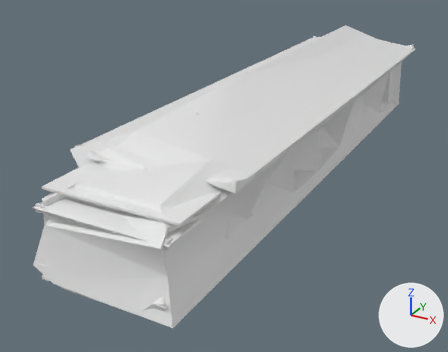
The glTF model data/models/buildings/authored/imperial-transit-terminal.glb as it was, and as the next commit left it.
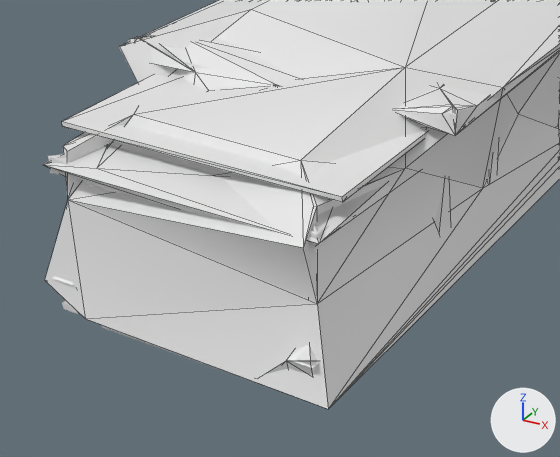
Each version is shown whole from a camera (50 mm lens) standing at (133.0, -190.0, 134.0) and looking at (-18.0, 84.0, -3.0), then close up on the part from 2% to 64% of the width and 36% to 100% of the height. The axes (+X, +Y, +Z) are drawn at lower right. The lights are the same throughout. The older version's two pictures come first. The close-ups show mesh edges as thin lines. Materials are left out; every surface is plain grey. Where no turn or scale is listed for an object, it has been applied to the vertices. Vertices at exactly the same position are counted once.

In view in the first close-up: 'building_volume-1-whole', 'imperial-transit-terminal-lod0-shell', 'imperial-transit-terminal-lod1-shell', 'imperial-transit-terminal-lod2-shell'.
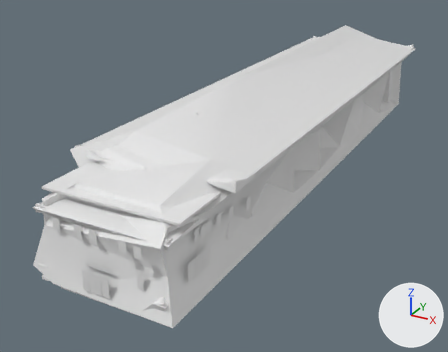
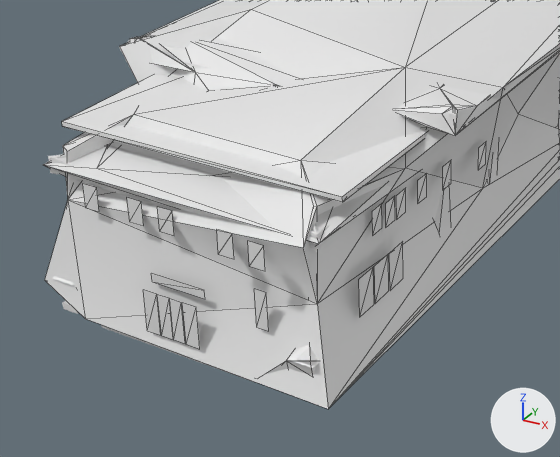
The change, as a list of edits to the scene's bpy script:
```text
Change me_imperial_transit_terminal_lod2_shell:
    used by ob_imperial_transit_terminal_lod2_shell; location = (0.0, 0.0, 0.0)
    remove me_imperial_transit_terminal_lod2_shell.from_pydata(...)  # 69 vertices, 135 faces; spans x -40.0..39.0, y -46.0..265.0, z 0.0..59.0
    add me_imperial_transit_terminal_lod2_shell.from_pydata(...)  # 217 vertices, 209 faces; spans x -40.0..39.0, y -46.0..265.0, z 0.0..59.0
    me_imperial_transit_terminal_lod2_shell part 1
    76 vertices are added at x -33.0..35.0, y -46.0..259.0, z 4.0..37.0
    30 new vertices lie (0.0, 0.0, 5.0) away from vertices in x -33.0..35.0, y -45.0..9.0, z 23.0
    22 new vertices lie (6.0, 0.0, 0.0) away from vertices in x -16.0..10.0, y 41.0..259.0, z 36.0..37.0
    20 new vertices lie (0.0, 0.0, 8.0) away from vertices in x -31.0..31.0, y -46.0..-16.0, z 4.0..10.0
    74 new faces join them
```

Location of each change, [x1, y1, x2, y2] in pixels of the close-ups (560 x 457 px):
part 1 of me_imperial_transit_terminal_lod2_shell, added: after [83, 142, 486, 349]
